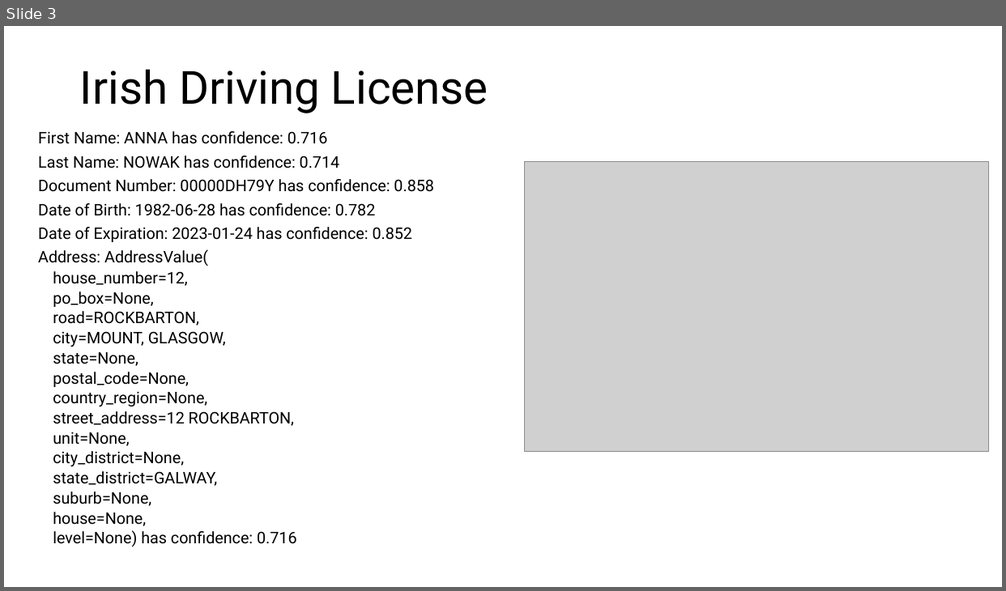
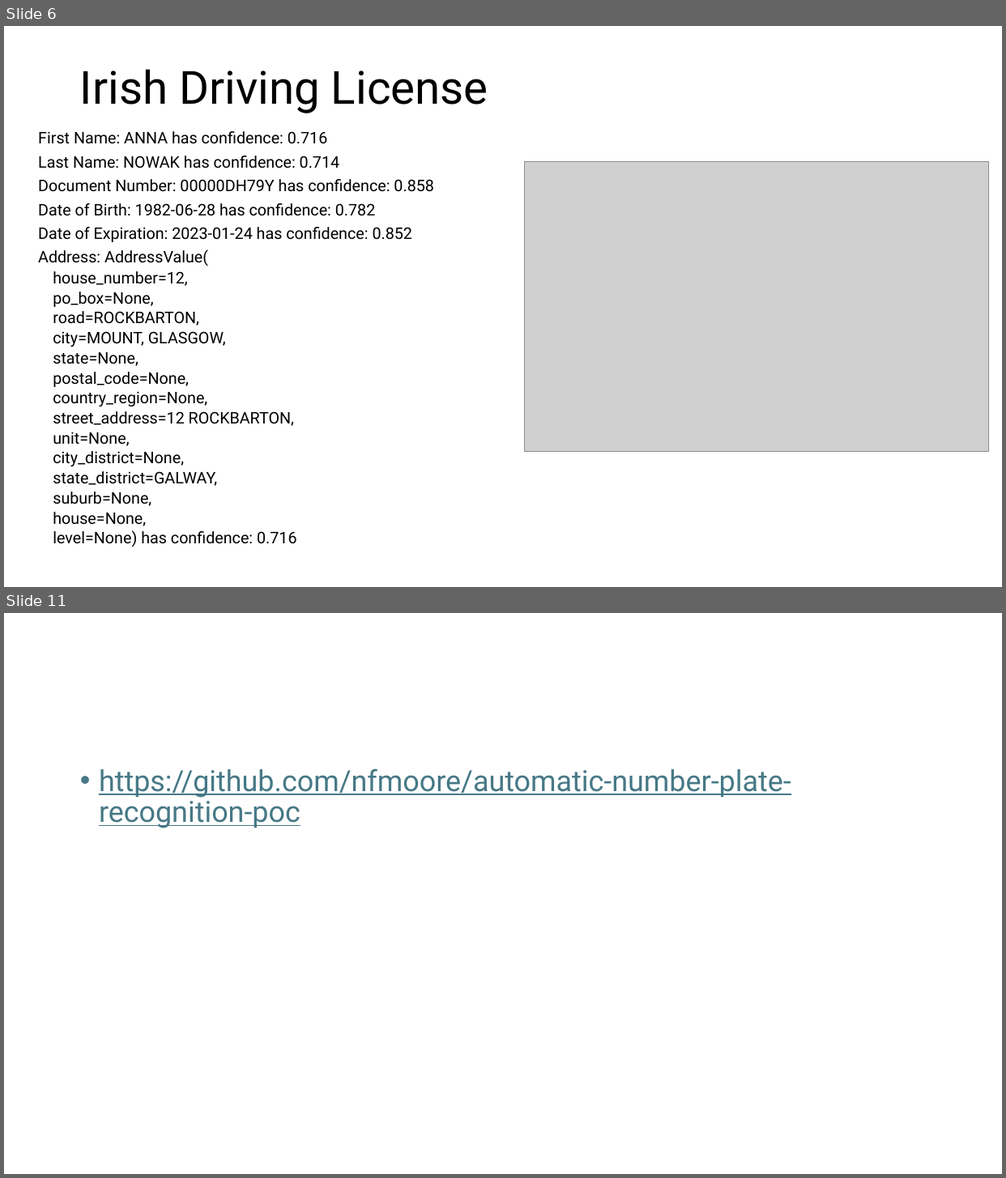
Before and after one commit to peterperov/DocumentIntelligence, a slide deck: Document OCR Demo.pptx. Shown one above the other, each under a label of ours: slide 3 before the commit, slides 6 and 11 after it; the slides between them are not shown. The pictures are 1006x591 and 1006x1178 pixels, drawn with LibreOffice and Linux fonts; fonts in the diff are those of the drawing; grey boxes stand for pictures. Boxes give left, top, right and bottom in pixels: in the first picture for what was removed or moved away, otherwise in the second. Text is boxed around its words. In the diff, an @@ line names an element or a change of style, - is before the commit and + after.

```diff
--- a/Document OCR Demo.pptx
+++ b/Document OCR Demo.pptx
@@ slide 11 added at <box>4,613,1002,1174</box>, background #FFFFFF @@
@@ text added at <box>99,769,791,828</box>, 28 pt, text #467886, underline @@
+• https://github.com/nfmoore/automatic-number-plate-recognition-poc
@@ what was slide 3 is now slide 6 @@
```
Also in this commit, not shown: 1 slide changed, 7 other slides added, 3 other files.
